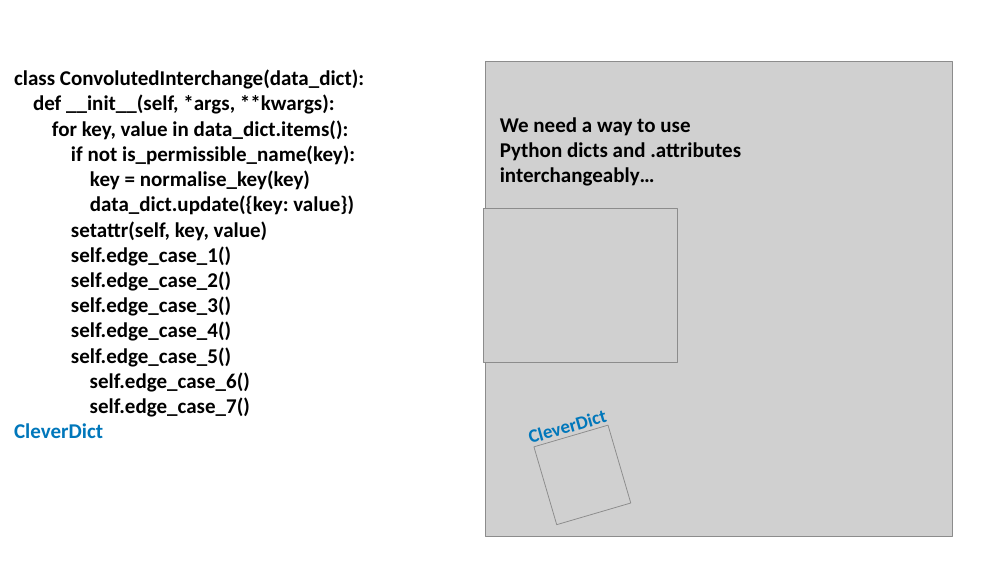
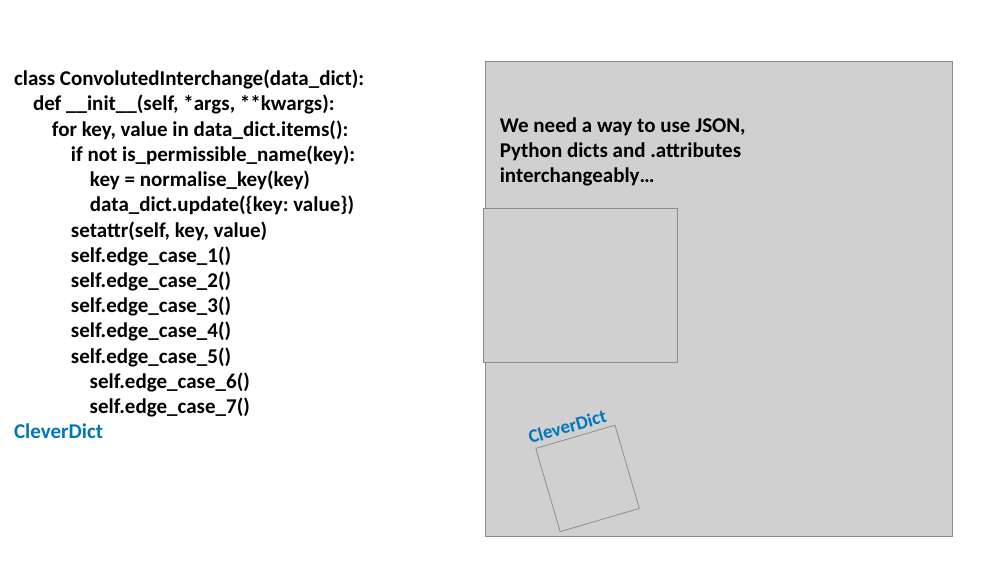
Before and after one commit to PFython/cleverdict, a slide deck: slide 3 of cleverdict.pptx. Drawn at 1008x567 pixels with LibreOffice and Linux fonts; fonts in the diff are those of the drawing; grey boxes stand for pictures. Boxes give left, top, right and bottom in pixels: in the first picture for what was removed or moved away, otherwise in the second. Text is boxed around its words. In the diff, an @@ line names an element or a change of style, - is before the commit and + after.

Commit message:
'JSON' added to Cartoon

```diff
--- a/cleverdict.pptx
+++ b/cleverdict.pptx
@@ text at <box>500,117,745,136</box>: text changed @@
-We need a way to use
+We need a way to use JSON,
@@ picture: place and size @@
-picture at <box>534,426,631,525</box>
+picture at <box>536,425,640,532</box>
```
Also in this commit, not shown: 1 slide removed, 1 other file.
